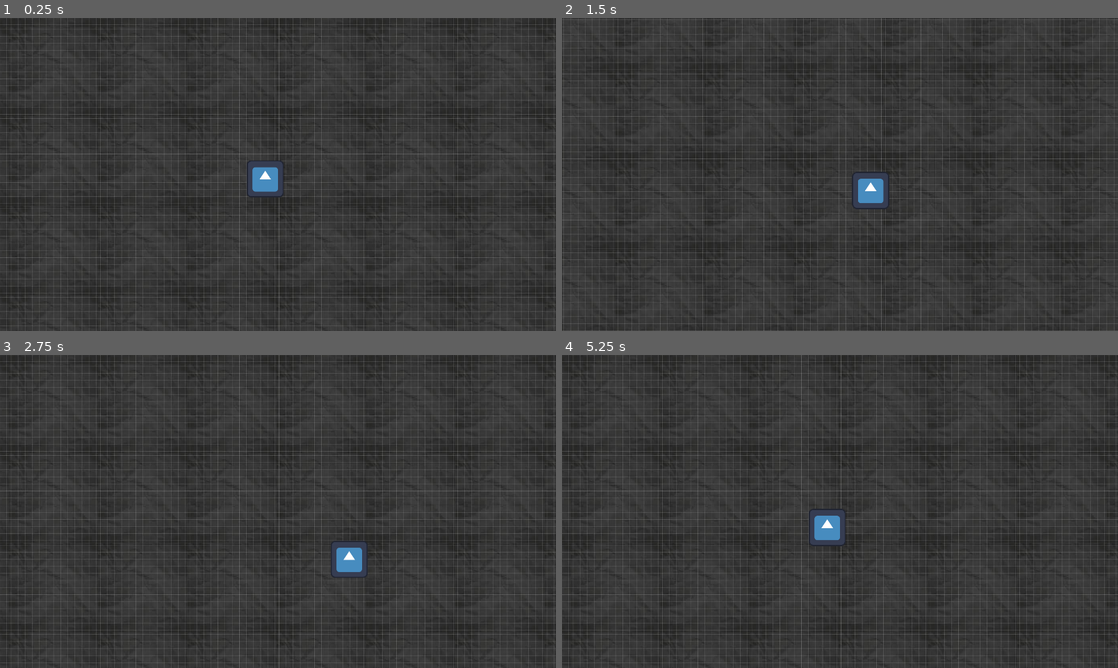
Above: before the commit, frames 1-4 (two rows, left to right).
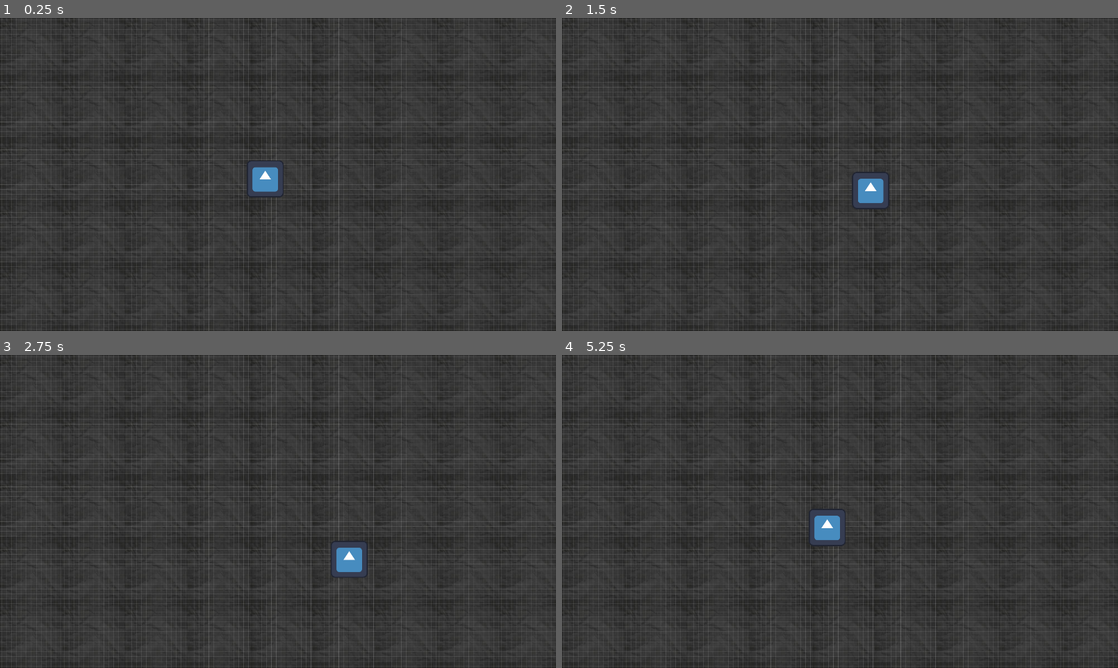
Above: after the commit, the same moments.

Repository: Ava-TU/EGD-FlatGame
Game: Godot game, scene res://Scenes/Main.tscn
Two runs of this game, one before a commit and one after it. Both use one fixed random seed, a clock stepped at 60 frames per second and the inputs below. The engine's default icon, where the game draws it, is replaced by a stand-in: a white triangle on a blue panel in a dark square.
Inputs:
- Up to frame 1 (0.25 s): no input
- Up to frame 2 (1.5 s): hold D (Right) 0.53-1.28 s; hold S (Down) from 1.28 s (still down)
- Up to frame 3 (2.75 s): release S (Down) at 2.03 s; hold D (Right) from 2.03 s (still down)
- Up to frame 4 (5.25 s): release D (Right) at 2.78 s; hold W (Up) 2.78-3.53 s; hold A (Left) 3.53-5.03 s; hold S (Down) from 5.03 s (still down)

The runs differ from the first frame. In frame 1, 9.6% of the frame differs, in the area x 0-100%, y 0-100%; in frame 2, 9.2%; in frame 3, 9.7%; in frame 4, 9.6%.

Commit message:
made normal bg shader

Diff:
--- a/egd-flat-game/Scenes/Main.tscn
+++ b/egd-flat-game/Scenes/Main.tscn
@@ -2,15 +2,14 @@
 
 [ext_resource type="Script" uid="uid://hefypydnccmq" path="res://Scripts/Player.gd" id="1_idj7w"]
 [ext_resource type="Texture2D" uid="uid://blf2yr3e3x1vo" path="res://icon.svg" id="1_r150o"]
+[ext_resource type="Shader" uid="uid://b4ymu21prhv7k" path="res://Shaders/normalBG.gdshader" id="1_rgh2o"]
 [ext_resource type="Texture2D" uid="uid://e171u74rkqqh" path="res://BG/BlackPaperGB.jpg" id="2_rgh2o"]
-[ext_resource type="Shader" uid="uid://bclk51ahsricb" path="res://Scenes/BG.gdshader" id="3_kln2b"]
 
 [sub_resource type="ShaderMaterial" id="ShaderMaterial_rgh2o"]
-shader = ExtResource("3_kln2b")
+shader = ExtResource("1_rgh2o")
 shader_parameter/pattern = ExtResource("2_rgh2o")
-shader_parameter/size = 3.5
-shader_parameter/direction = Vector2(-1, -1)
-shader_parameter/speed = 0.4
+shader_parameter/size = 5.0
+shader_parameter/direction = Vector2(1, 1)
 
 [sub_resource type="RectangleShape2D" id="RectangleShape2D_r150o"]
 size = Vector2(126, 127)
--- /dev/null
+++ b/egd-flat-game/Shaders/normalBG.gdshader
@@ -0,0 +1,10 @@
+shader_type canvas_item;
+
+uniform sampler2D pattern: filter_linear, repeat_enable;
+uniform float size = 6.;
+uniform vec2 direction = vec2(-1.);
+
+void fragment()
+{
+	COLOR = texture(pattern, vec2(SCREEN_PIXEL_SIZE.y / SCREEN_PIXEL_SIZE.x, 1.) * SCREEN_UV * size + direction);
+}
Not shown, added: egd-flat-game/Shaders/normalBG.gdshader.uid
Renamed: egd-flat-game/Scenes/BG.gdshader -> egd-flat-game/Shaders/scrollingBG.gdshader
Renamed: egd-flat-game/Scenes/BG.gdshader.uid -> egd-flat-game/Shaders/scrollingBG.gdshader.uid
